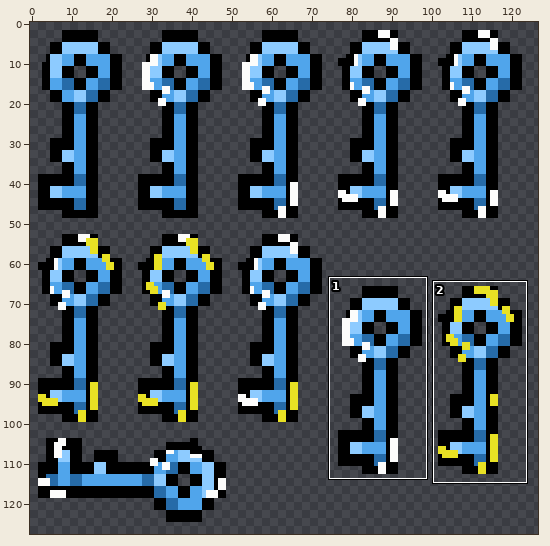
File history of a sprite sheet, images/map1_key1-sheet0.png. The first picture is a wide view before the edit; the outline marks the close-up.
Close-up. The starting point:
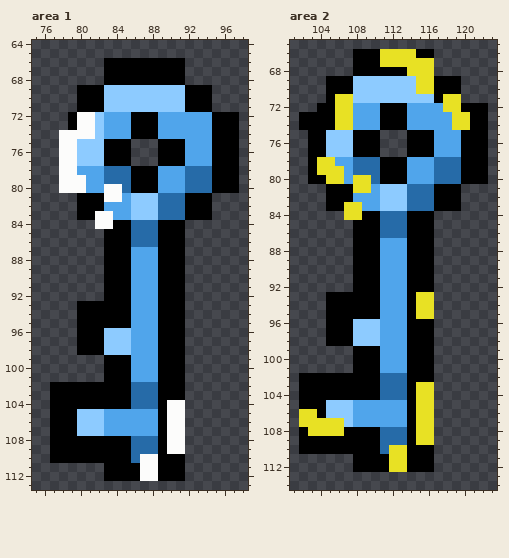
The file is 128x128 pixels. Colours within 5 levels of each other are drawn and written as one. Shown: area 1: x 75..98, y 64..113; area 2: x 101..123, y 65..114. The wide view leaves out empty margins. The commit also changed other parts of the picture, which this record leaves out.
New version:
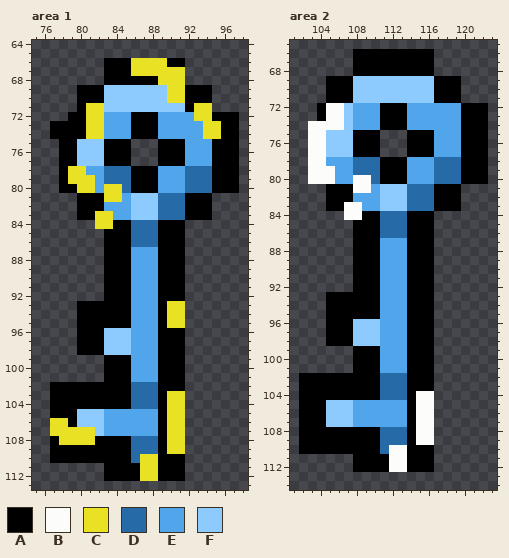
Palette (. is transparent): A #000000  B #fcfcfb  C #e8e124  D #266ba8  E #50a5eb  F #8dcbff
Edits made:
Area 1:
y 66: x 86..89 AAAA -> CCCC
y 67: x 86..91 AAAAAA -> CCCCCC
y 68: x 89..91 AAA -> CCC
y 69..70: x 90..91 FF -> CC
y 71: x 81..82 AA -> CC; x 93..94 AA -> CC
y 72: x 80..82 BBF -> ACC; x 93..94 EE -> CC
y 73: x 77..78 .. -> AA; x 80..82 BBF -> ACC; x 94..95 EA -> CC
y 74: x 77..82 .BBBBF -> AAAACC; x 94..95 EA -> CC
y 75..77: x 78..79 BB -> AA
y 78: x 78..80 BBE -> ACC
y 79: x 78..81 BBBE -> ACCC
y 80: x 78..81 BBBE -> AACC; x 83..84 BB -> CC
y 81: x 83..84 BB -> CC
y 83..84: x 82..83 BB -> CC
y 93..95: x 90..91 AA -> CC
y 103: x 90..91 AA -> CC
y 104..105: x 90..91 BB -> CC
y 106: x 77..78 AA -> CC; x 90..91 BB -> CC
y 107: x 77..81 AAAFF -> CCCCC; x 90..91 BB -> CC
y 108: x 78..81 AAAA -> CCCC; x 90..91 BB -> CC
y 109: x 90..91 BB -> CC
y 110..112: x 87..88 BB -> CC
Area 2:
y 66: x 111..114 CCCC -> AAAA
y 67: x 111..116 CCCCCC -> AAAAAA
y 68: x 114..116 CCC -> AAA
y 69..70: x 115..116 CC -> FF
y 71: x 106..107 CC -> AA; x 118..119 CC -> AA
y 72: x 105..107 ACC -> BBF; x 118..119 CC -> EE
y 73: x 102..103 AA -> ..; x 105..107 ACC -> BBF; x 119..120 CC -> EA
y 74: x 102..107 AAAACC -> .BBBBF; x 119..120 CC -> EA
y 75..77: x 103..104 AA -> BB
y 78: x 103..105 ACC -> BBE
y 79: x 103..106 ACCC -> BBBE
y 80: x 103..106 AACC -> BBBE; x 108..109 CC -> BB
y 81: x 108..109 CC -> BB
y 83..84: x 107..108 CC -> BB
y 93..95: x 115..116 CC -> AA
y 103: x 115..116 CC -> AA
y 104..105: x 115..116 CC -> BB
y 106: x 102..103 CC -> AA; x 115..116 CC -> BB
y 107: x 102..106 CCCCC -> AAAFF; x 115..116 CC -> BB
y 108: x 103..106 CCCC -> AAAA; x 115..116 CC -> BB
y 109: x 115..116 CC -> BB
y 110..112: x 112..113 CC -> BB
